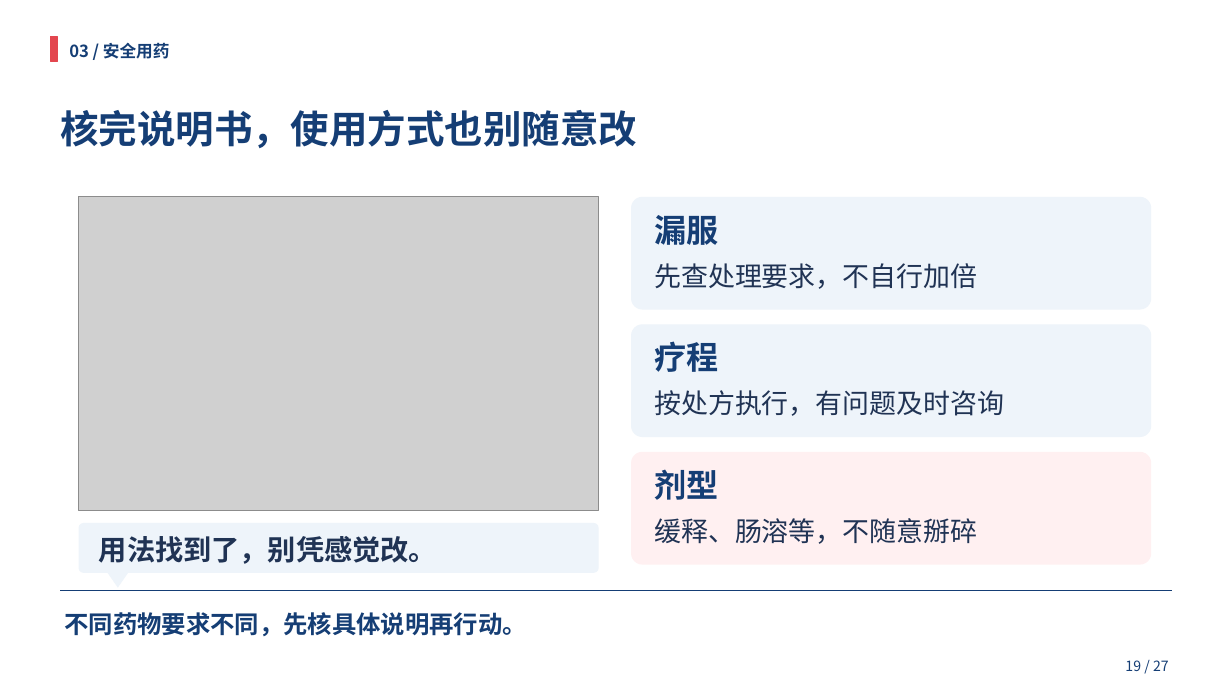
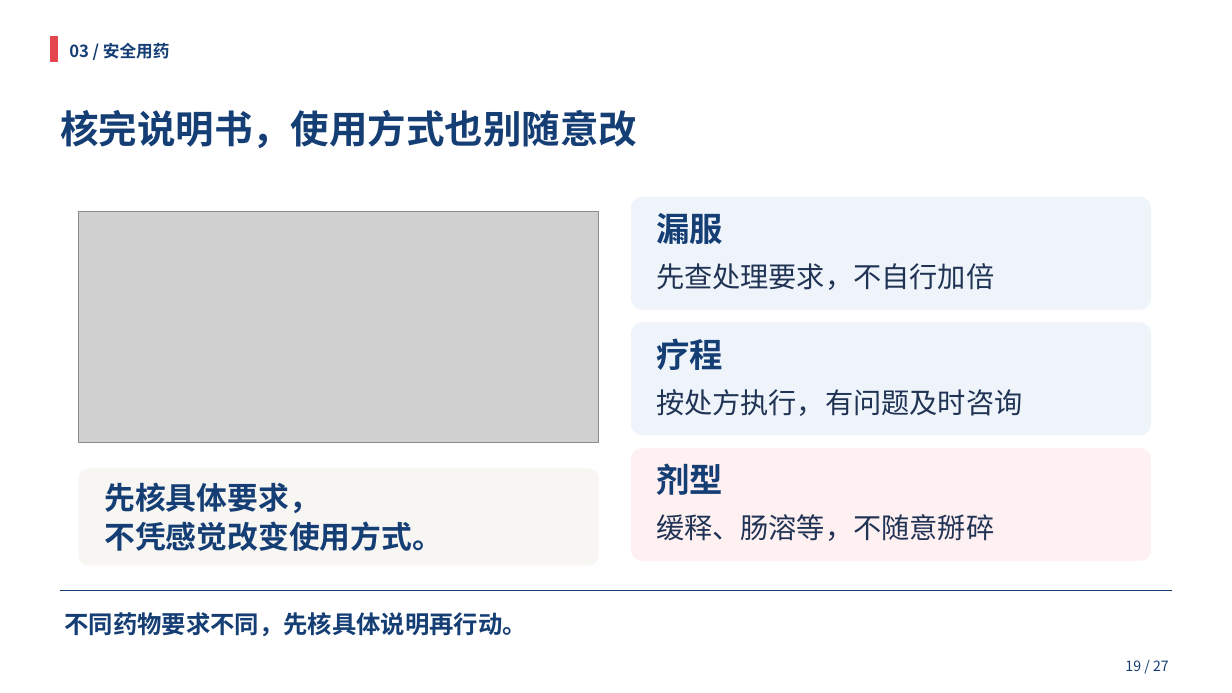
Before and after one commit to HOU-snowyfly/PPTbuilder, a slide deck: slide 19 of 交付文件/合理用药_双人35分钟.pptx. Drawn at 1232x693 pixels with LibreOffice and Linux fonts; fonts in the diff are those of the drawing; grey boxes stand for pictures. Boxes give left, top, right and bottom in pixels: in the first picture for what was removed or moved away, otherwise in the second. Text is boxed around its words. In the diff, an @@ line names an element or a change of style, - is before the commit and + after.

```diff
--- a/交付文件/合理用药_双人35分钟.pptx
+++ b/交付文件/合理用药_双人35分钟.pptx
@@ picture: place and size @@
-picture at (79, 197, 599, 510)
+picture at (79, 212, 599, 443)
@@ rounded rectangle: place and size @@
-rounded rectangle at (631, 452, 1152, 565)
+rounded rectangle at (631, 448, 1152, 561)
@@ rounded rectangle: place and size @@
-rounded rectangle at (79, 523, 599, 573)
+rounded rectangle at (79, 469, 599, 566)
@@ rounded rectangle at (79, 469, 599, 566): fill #EEF4FA to #F7F6F3 @@
@@ size 25 to 26 pt in 3 elements at (656, 213, 723, 244), (656, 338, 723, 370), (656, 463, 723, 495) @@
@@ text at (104, 482, 443, 551): text changed; size 22 to 24 pt; text colour #203354 to #153E75 @@
-用法找到了，别凭感觉改。
+先核具体要求，
+不凭感觉改变使用方式。
@@ size 21 to 22 pt in 3 elements at (656, 263, 994, 290), (656, 389, 1022, 416), (656, 514, 994, 541) @@
@@ triangle removed at (106, 571, 129, 588) @@
```
Also in this commit, not shown: 22 other slides changed, 1 slide added, 1 other file.
